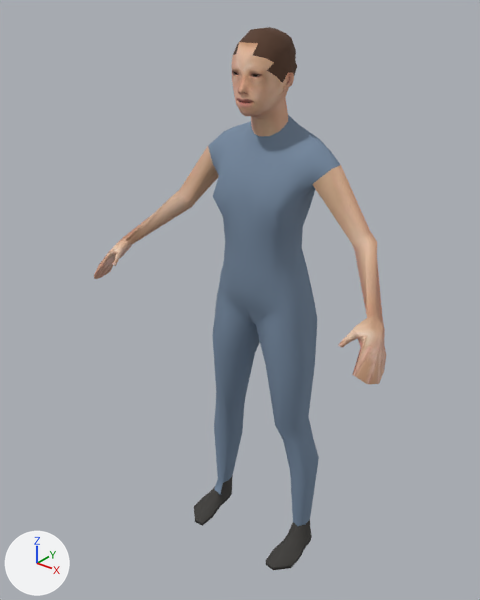
An edit to the glTF model priv/models/woman.far.glb, drawn before and after from the same camera.
One viewpoint serves both versions: a 50 mm lens placed at (1.027, -1.432, 1.68), pointed at (-0.044, -0.093, 0.85). Lighting does not change. The marker at lower left points along +X, +Y and +Z. The first picture is the older version. Vertices at exactly the same position are counted once.

The first picture shows 'woman_mesh'.
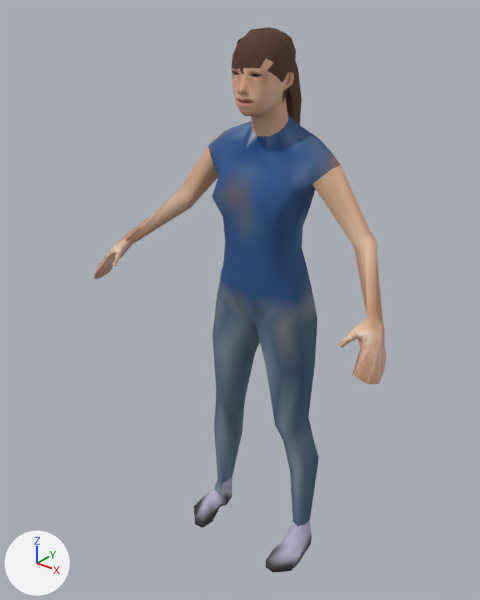
Where the change shows, as pixel boxes [x1, y1, x2, y2] in the pictures (480 x 600 px; the box of a moved part takes in the faces that stretch with it):
'woman_mesh', recoloured, reshaped (darker)
    before: [94, 27, 386, 570]
    after: [94, 27, 386, 573]
part 1 of me_woman_mesh, added
    after: [236, 35, 302, 125]
part 2 of me_woman_mesh, moved or reshaped
    before: [266, 537, 312, 570]
    after: [266, 537, 312, 573]
part 3 of me_woman_mesh, moved or reshaped
    before: [194, 490, 232, 526]
    after: [194, 490, 232, 528]
part 4 of me_woman_mesh, reshaped
    both: [232, 66, 263, 83]
part 5 of me_woman_mesh, recoloured (beige to brown)
    both: [232, 42, 289, 102]

Edits to the bpy script that builds the scene:
```text
Change mat_color_female_casualsuit01:
    where n0 = _N.new('ShaderNodeBsdfPrincipled'); n0.name = 'Principled BSDF'
    remove n0.inputs[0].default_value = (0.181, 0.254, 0.356, 1.0)  # 'Base Color', blue #768aa1
    add n2 = _N.new('ShaderNodeVertexColor'); n2.name = 'Color Attribute'
    add _L.new(n2.outputs[0], n0.inputs[0])  # 'Color' to 'Base Color'
Change mat_color_shoes02:
    where n0 = _N.new('ShaderNodeBsdfPrincipled'); n0.name = 'Principled BSDF'
    remove n0.inputs[0].default_value = (0.0482, 0.0452, 0.0409, 1.0)  # 'Base Color', dark grey #3e3c39
    add n2 = _N.new('ShaderNodeVertexColor'); n2.name = 'Color Attribute'
    add _L.new(n2.outputs[0], n0.inputs[0])  # 'Color' to 'Base Color'
Change me_woman_mesh:
    used by ob_woman_mesh; location = (0.0, 0.0, 0.0)
    verts and faces of me_woman_mesh; kept vertices keep their numbers, new ones are numbered from 838
    before: 405 (0.17, 0.01, 0.02), 406 (0.15, -0.01, 0.01), 407 (0.13, -0.14, 0.02) at pixel (271, 553), 408 (0.13, -0.19, 0.01) at pixel (265, 564), 409 (0.2, -0.06, 0.02) at pixel (305, 547)
    before: 410 (0.19, -0.02, 0.02) at pixel (310, 541), 412 (0.14, -0.05, 0.02), 413 (0.15, -0.03, 0.01), 414 (0.2, -0.15, 0.01) at pixel (290, 568), 415 (0.21, -0.11, 0.02) at pixel (299, 559)
    before: 416 (0.16, -0.19, 0.01) at pixel (272, 570)
    before: 436 (-0.15, -0.01, 0.01) at pixel (231, 493), 437 (-0.17, 0.01, 0.02) at pixel (231, 488), 438 (-0.13, -0.19, 0.01) at pixel (202, 525), 439 (-0.13, -0.14, 0.02) at pixel (212, 517), 440 (-0.19, -0.02, 0.02)
    before: 441 (-0.2, -0.06, 0.02), 443 (-0.14, -0.05, 0.02) at pixel (226, 500), 444 (-0.15, -0.03, 0.01) at pixel (229, 497), 445 (-0.21, -0.11, 0.02), 446 (-0.2, -0.15, 0.01) at pixel (194, 509)
    before: 447 (-0.16, -0.19, 0.01) at pixel (195, 522)
    remove me_woman_mesh.from_pydata(...)  # 838 vertices, 1644 faces; spans x -0.48..0.48, y -0.29..0.08, z 0.01..1.57
    add me_woman_mesh.from_pydata(...)  # 788 vertices, 1551 faces; spans x -0.48..0.48, y -0.29..0.1, z 0.0..1.57
    me_woman_mesh part 1: a new loose piece of 28 vertices spanning x -0.07..0.07, y -0.11..0.1, z 1.25..1.56, in mat_color_ponytail01 (brown #563a29)
    me_woman_mesh part 2
    add for i in [405, 407, 409, 410, 412, 415]: verts[i] += (0.0, 0.0, -0.02)
    add for i in [406, 408, 413, 414, 416]: verts[i] += (0.0, 0.0, -0.01)
    me_woman_mesh part 3
    add for i in [436, 438, 444, 446, 447]: verts[i] += (0.0, 0.0, -0.01)
    add for i in [437, 439, 440, 441, 443, 445]: verts[i] += (0.0, 0.0, -0.02)
    me_woman_mesh part 4
    78 vertices are removed from x -0.04..0.04, y -0.13..-0.11, z 1.46..1.49
    237 faces are deleted
    10 vertices move within x -0.04..0.04, y -0.13..-0.12, z 1.48
    5 new faces join them, mat_color_ponytail01 (brown #563a29)
    24 new faces join them, mat_eyes (picture img_image_0)
    60 new faces join them, mat_skin (picture img_image_1)
    me_woman_mesh part 5: 35 faces spanning x -0.08..0.06, y -0.14..0.01, z 1.37..1.54 switch from mat_skin (picture img_image_1) to mat_color_ponytail01 (brown #563a29)
```
